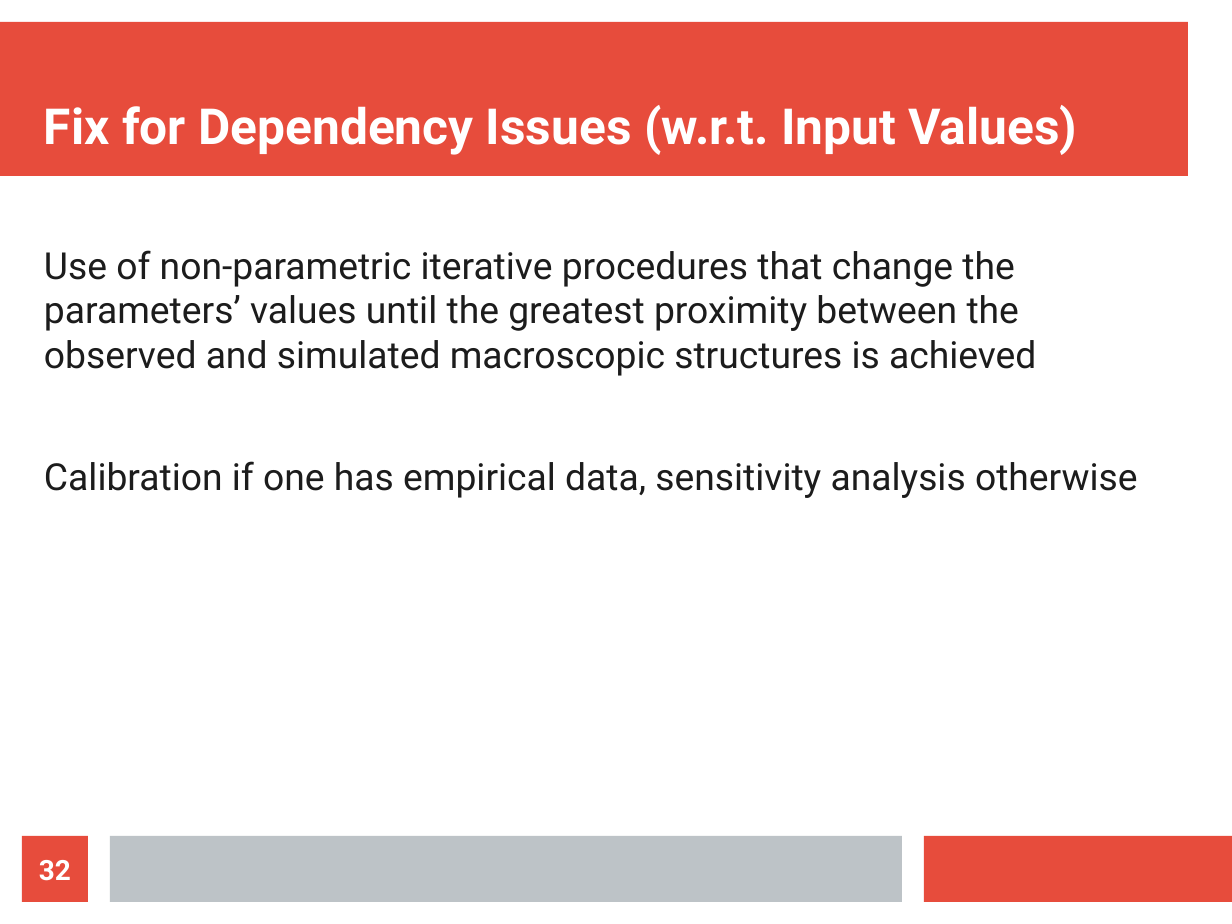
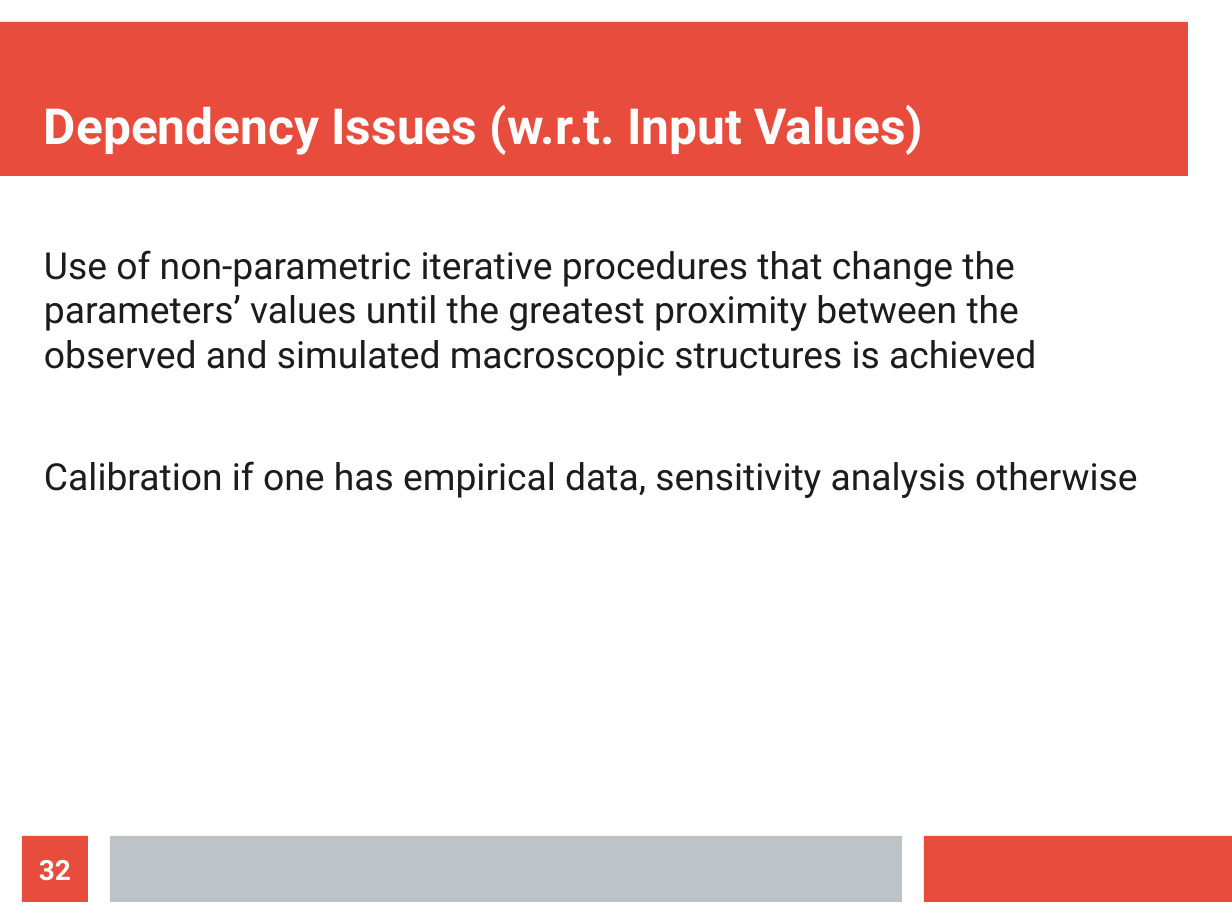
Before and after one commit to pitcany/practice, a slide deck: slide 32 of PresentationForMoritzClass.odp. Drawn at 1232x924 pixels with LibreOffice and Linux fonts; fonts in the diff are those of the drawing. Boxes give left, top, right and bottom in pixels: in the first picture for what was removed or moved away, otherwise in the second. Text is boxed around its words. In the diff, an @@ line names an element or a change of style, - is before the commit and + after.

```diff
--- a/PresentationForMoritzClass.odp
+++ b/PresentationForMoritzClass.odp
@@ title at <box>44,105,923,155</box>: text changed @@
-Fix for Dependency Issues (w.r.t. Input Values)
+Dependency Issues (w.r.t. Input Values)
```
Also in this commit, not shown: 2 other slides changed, 2 slides added.
